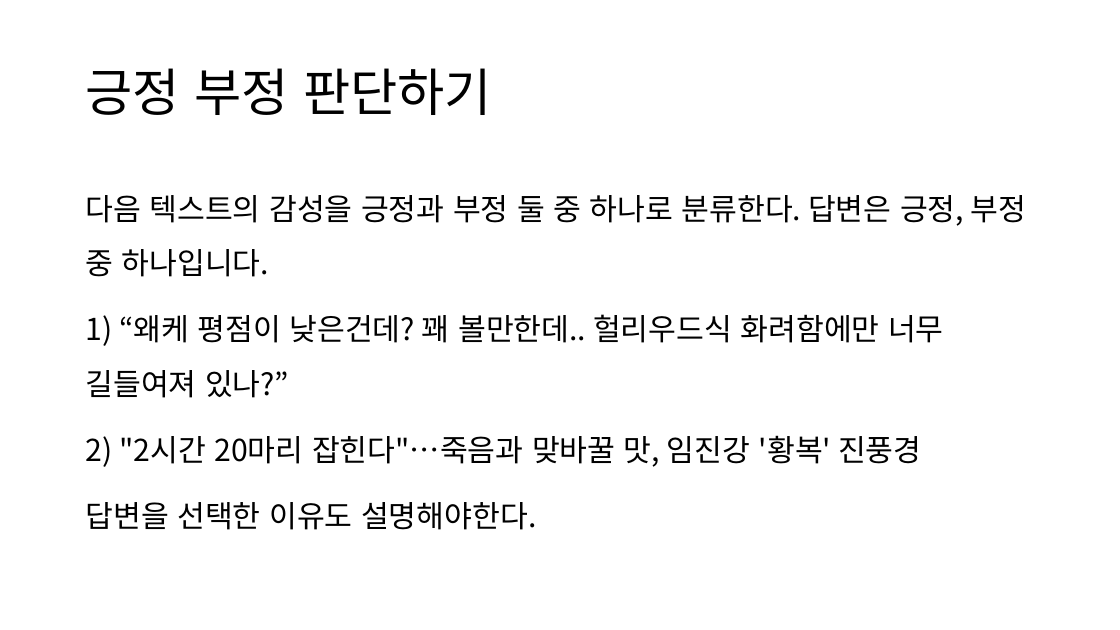
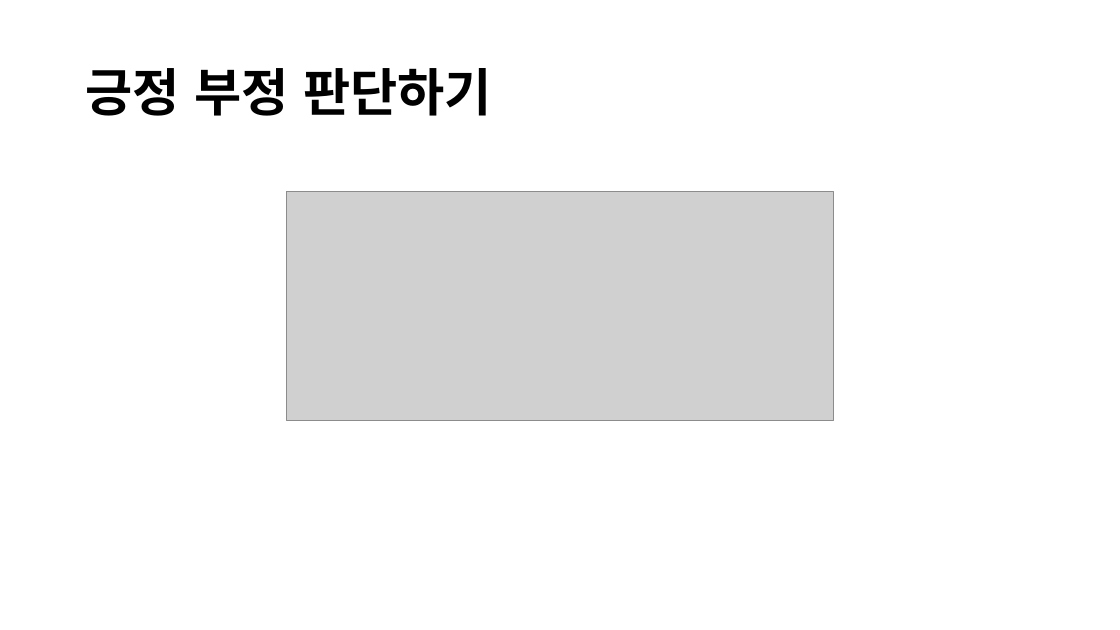
Before and after one commit to lolsaless/Python, a slide deck: slide 52 of 프롬프트 실습.pptx (slide 51 before the commit). Drawn at 1120x630 pixels with LibreOffice and Linux fonts; fonts in the diff are those of the drawing; grey boxes stand for pictures. Boxes give left, top, right and bottom in pixels: in the first picture for what was removed or moved away, otherwise in the second. Text is boxed around its words. In the diff, an @@ line names an element or a change of style, - is before the commit and + after.

```diff
--- a/프롬프트 실습.pptx
+++ b/프롬프트 실습.pptx
@@ title "긍정 부정 판단하기" at [85,68,492,116]: bold on @@
@@ text removed at [85,195,1027,530] @@
-다음 텍스트의 감성을 긍정과 부정 둘 중 하나로 분류한다. 답변은 긍정, 부정 중 하나입니다.
-1) “왜케 평점이 낮은건데? 꽤 볼만한데.. 헐리우드식 화려함에만 너무 길들여져 있나?”
-2) "2시간 20마리 잡힌다"…죽음과 맞바꿀 맛, 임진강 '황복' 진풍경
-답변을 선택한 이유도 설명해야한다.
@@ picture added at [287,192,833,421] @@
```
Also in this commit, not shown: 18 other slides changed, 5 slides added, 1 slide removed.
